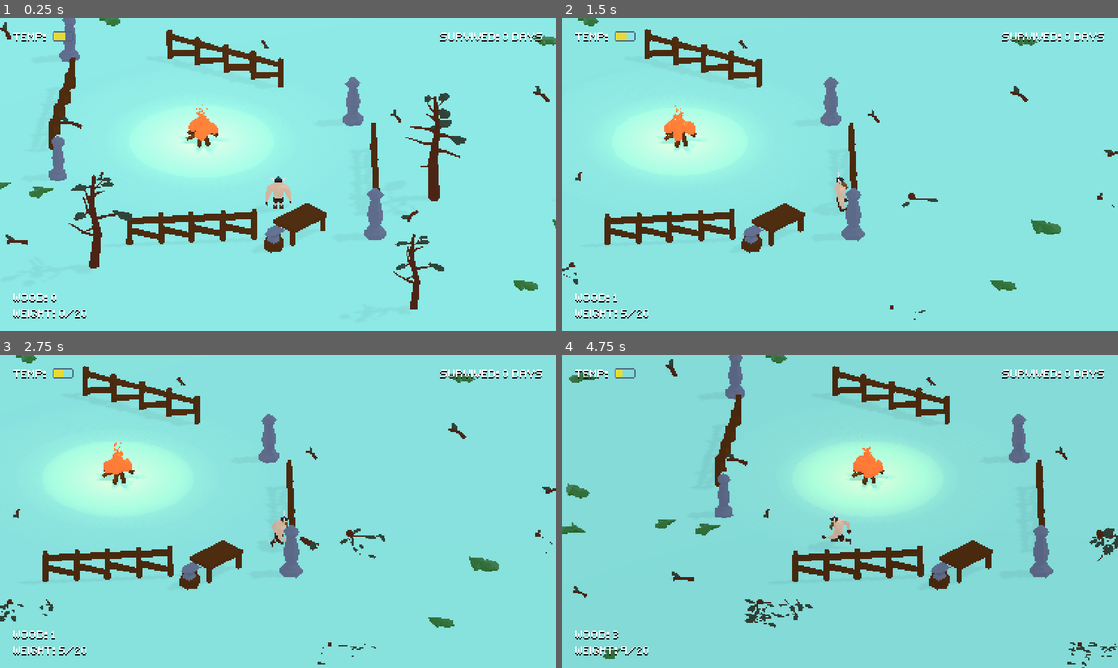
Above: before the commit, frames 1-4 (two rows, left to right).
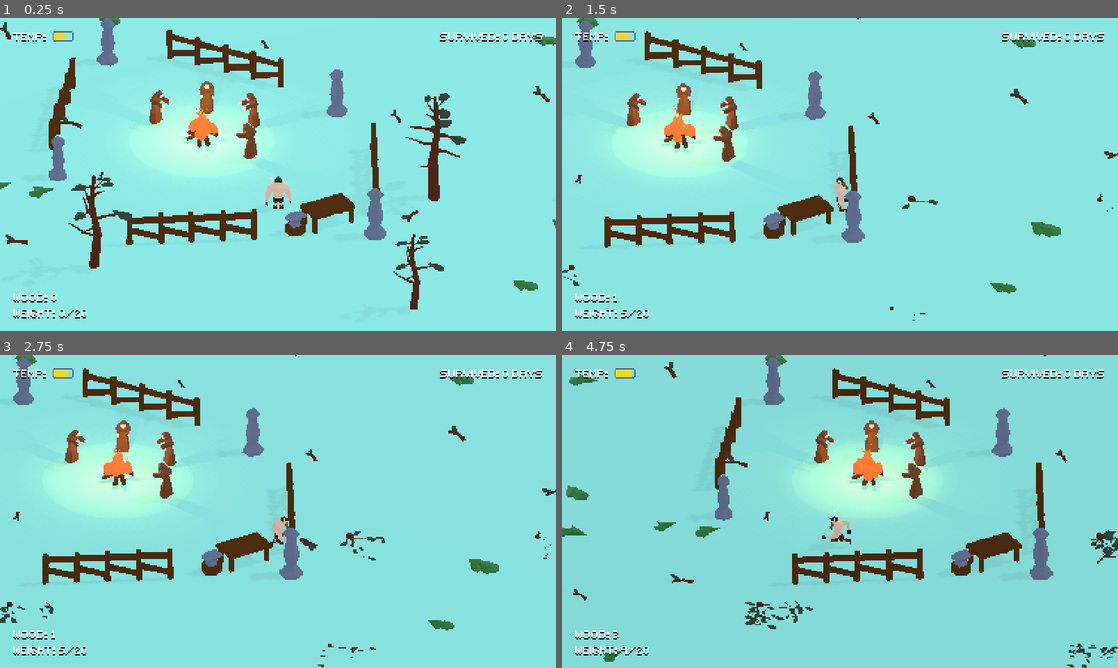
Above: after the commit, the same moments.

Repository: guilhermehto/ludum-dare-46
Game: Godot game, scene res://Game.tscn
Same seed, same stepped clock (60 frames per second), same inputs: the game is played once before the commit and once after it.
Inputs (mouse positions are in pixels of both pictures, inside the frame that each line leads up to):
- Up to frame 1 (0.25 s): no input
- Up to frame 2 (1.5 s): tap Enter (ui_accept) at 0.5 s; move the mouse to (962, 158) at 0.52 s; hold D (move_right) 0.53-1.28 s; hold Enter (ui_accept) 0.53-1.28 s; move the mouse to (728, 190) at 1.27 s; hold Down (ui_down) from 1.28 s (still down); tap E (interact) at 1.35 s
- Up to frame 3 (2.75 s): tap Enter (ui_accept) at 1.52, 1.55, 1.82, 2.3 s; move the mouse to (333, 442) at 2.02 s; release Down (ui_down) at 2.03 s; press the mouse at (333, 442) at 2.03 s; hold D (move_right) from 2.03 s (still down)
- Up to frame 4 (4.75 s): move the mouse to (812, 574) at 2.77 s; release D (move_right) at 2.78 s; release the mouse at (812, 574) at 2.78 s; hold Up (ui_up) 2.78-3.53 s; tap Enter (ui_accept) at 2.85, 3.02, 3.32, 3.77, 3.8, 4.07, 4.52, 4.55 s; move the mouse to (1006, 558) at 3.52 s; hold E (interact) 3.53-4.28 s; hold A (move_left) from 3.53 s (still down); move the mouse to (673, 464) at 4.27 s; click (673, 464) at 4.35 s

The runs differ from the first frame. In frame 1, 3.3% of the frame differs, in the area x 10-66%, y 0-76%; in frame 2, 5.0%; in frame 3, 5.3%; in frame 4, 6.5%, in the area x 0-100%, y 0-100%.

Commit message:
Added main menu

Diff:
--- a/Game.tscn
+++ b/Game.tscn
@@ -1,10 +1,11 @@
-[gd_scene load_steps=16 format=2]
+[gd_scene load_steps=17 format=2]
 
 [ext_resource path="res://actors/player/Player.tscn" type="PackedScene" id=1]
 [ext_resource path="res://Game.gd" type="Script" id=2]
 [ext_resource path="res://static/bonfire/Bonfire.tscn" type="PackedScene" id=3]
 [ext_resource path="res://static/trees/normal/Tree.tscn" type="PackedScene" id=4]
 [ext_resource path="res://static/trees/twig/PickupTwig.tscn" type="PackedScene" id=5]
+[ext_resource path="res://actors/villager/Villager.tscn" type="PackedScene" id=6]
 [ext_resource path="res://static/props/Bush.tscn" type="PackedScene" id=7]
 [ext_resource path="res://interface/GUI.tscn" type="PackedScene" id=8]
 [ext_resource path="res://utils/GlobalSignals.tscn" type="PackedScene" id=9]
@@ -57,7 +58,7 @@
 transform = Transform( 0.707107, 0, -0.707107, 0, 1, 0, 0.707107, 0, 0.707107, -7.29976, 1.2384, -12.8548 )
 
 [node name="CraftingTable" parent="Map/Interactives" instance=ExtResource( 11 )]
-transform = Transform( 0.707107, 0, 0.707107, 0, 1, 0, -0.707107, 0, 0.707107, 2.15963, 1.90735e-06, 4.86822 )
+transform = Transform( 0.861638, 0, 0.507524, 0, 1, 0, -0.507524, 0, 0.861638, 4.79346, 1.90735e-06, 2.65568 )
 
 [node name="Props" type="Spatial" parent="Map"]
 
@@ -533,12 +534,24 @@
 transform = Transform( 1, 0, 0, 0, 1, 0, 0, 0, 1, 9.32144, -1.90735e-06, 5.12491 )
 
 [node name="Statue2" parent="Map/Props/Misc" instance=ExtResource( 12 )]
-transform = Transform( 1, 0, 0, 0, 1, 0, 0, 0, 1, 7.1874, -3.8147e-06, -16.7764 )
+transform = Transform( 1, 0, 0, 0, 1, 0, 0, 0, 1, 5.65771, -7.6294e-06, -18.4178 )
 
 [node name="Statue3" parent="Map/Props/Misc" instance=ExtResource( 12 )]
-transform = Transform( 1, 0, 0, 0, 1, 0, 0, 0, 1, -19.969, -3.8147e-06, -28.979 )
+transform = Transform( 1, 0, 0, 0, 1, 0, 0, 0, 1, -16.3044, -3.8147e-06, -28.2756 )
 
 [node name="Statue4" parent="Map/Props/Misc" instance=ExtResource( 12 )]
 transform = Transform( 1, 0, 0, 0, 1, 0, 0, 0, 1, -21.0849, -3.8147e-06, -6.15687 )
 
 [node name="Villagers" type="Spatial" parent="Map"]
+
+[node name="Villager" parent="Map/Villagers" instance=ExtResource( 6 )]
+transform = Transform( 1, 0, 0, 0, 1, 0, 0, 0, 1, -6.85524, 1.5, -18.1397 )
+
+[node name="Villager4" parent="Map/Villagers" instance=ExtResource( 6 )]
+transform = Transform( 0.604432, 0, 0.796657, 0, 1, 0, -0.796657, 0, 0.604432, -11.7021, 1.5, -16.1434 )
+
+[node name="Villager2" parent="Map/Villagers" instance=ExtResource( 6 )]
+transform = Transform( 0.372129, 0, -0.928181, 0, 1, 0, 0.928181, 0, 0.372129, -2.28625, 1.5, -15.6094 )
+
+[node name="Villager3" parent="Map/Villagers" instance=ExtResource( 6 )]
+transform = Transform( -0.566953, 0, -0.82375, 0, 1, 0, 0.82375, 0, -0.566953, -2.62604, 1.5, -9.44025 )
--- a/actors/WarmBody.gd
+++ b/actors/WarmBody.gd
@@ -5,7 +5,7 @@
 
 onready var timer : Timer = $Timer
 
-export var decay_rate : float = 1
+export var decay_rate : float = 0.3
 export var max_body_temperature : float = 38
 export var minimun_body_temperature : float = 30
 export var temperature : float = 35 setget set_temperature
--- a/actors/villager/Villager.gd
+++ b/actors/villager/Villager.gd
@@ -3,10 +3,15 @@
 signal died
 
 onready var warm_body = $WarmBody
+onready var animation_player = $AnimationPlayer
 
 export var max_hp : int = 25
 
 var hp : int = max_hp
+
+func _ready():
+	randomize()
+	animation_player.playback_speed = rand_range(0.75, 1.25)
 
 func damage(value: int) -> void:
 	hp = max(0, hp - value)
--- a/actors/villager/Villager.tscn
+++ b/actors/villager/Villager.tscn
@@ -6,6 +6,22 @@
 
 [sub_resource type="ConvexPolygonShape" id=1]
 points = PoolVector3Array( 0, 0, 1.5, 0, 0, 1.5, 0, 0, 1.5, 0, 0, 1.5, 0, 0, 1.5, 0, 0, 1.5, 0, 0, 1.5, 0, -0.309017, 1 …(3068 unchanged characters)…
+
+[sub_resource type="Animation" id=2]
+resource_name = "cold"
+loop = true
+tracks/0/type = "value"
+tracks/0/path = NodePath("villager:rotation_degrees")
+tracks/0/interp = 1
+tracks/0/loop_wrap = true
+tracks/0/imported = false
+tracks/0/enabled = true
+tracks/0/keys = {
+"times": PoolRealArray( 0, 0.5 ),
+"transitions": PoolRealArray( 1, 1 ),
+"update": 0,
+"values": [ Vector3( 0, 0, 5 ), Vector3( 0, 0, -5 ) ]
+}
 
 [node name="Villager" type="KinematicBody"]
 transform = Transform( 1, 0, 0, 0, 1, 0, 0, 0, 1, 0, 1.5, 0 )
@@ -19,5 +35,9 @@
 temperature = 31.0
 
 [node name="villager" parent="." instance=ExtResource( 3 )]
-transform = Transform( 0.75, 0, 0, 0, 0.75, 0, 0, 0, 0.75, 0, -1, 0 )
+transform = Transform( 0.747146, 0.0653668, 0, -0.0653668, 0.747146, 0, 0, 0, 0.75, 0, -1, 0 )
+
+[node name="AnimationPlayer" type="AnimationPlayer" parent="."]
+autoplay = "cold"
+anims/cold = SubResource( 2 )
 [connection signal="cold_damaged" from="WarmBody" to="." method="_on_WarmBody_cold_damaged"]
--- /dev/null
+++ b/interface/fonts/small-pixel_32.tres
@@ -0,0 +1,7 @@
+[gd_resource type="DynamicFont" load_steps=2 format=2]
+
+[ext_resource path="res://interface/fonts/small_pixel.ttf" type="DynamicFontData" id=1]
+
+[resource]
+size = 32
+font_data = ExtResource( 1 )
--- /dev/null
+++ b/interface/start-menu/StartMenu.gd
@@ -0,0 +1,45 @@
+extends Control
+
+export var rotation_speed : float = 2.0
+export var x_offset : float = 25.0
+
+onready var player_animation_player = $Worldelements/PlayerMesh/Armature/AnimationPlayer
+onready var player_mesh : Spatial = $Worldelements/PlayerMesh
+onready var tween : Tween = $Tween
+onready var menu_options : Control = $MenuOptions
+onready var selection_arrow : Sprite = $SelectionArrow
+
+var currently_selected_index : int = 0
+var game_scene = "res://Game.tscn"
+
+func _input(event):
+	var move_selector : bool = false
+	if event.is_action_pressed("ui_down"):
+		move_selector = true
+		currently_selected_index += 1
+		if currently_selected_index == menu_options.get_child_count():
+			currently_selected_index = 0
+	elif event.is_action_pressed("ui_up"):
+		move_selector = true
+		currently_selected_index -= 1
+		if currently_selected_index < 0:
+			currently_selected_index = menu_options.get_child_count() - 1
+	elif event.is_action_pressed("ui_accept"):
+		match currently_selected_index:
+			0:
+				get_tree().change_scene(game_scene)
+			1:
+				get_tree().quit()
+	if move_selector == true:
+		var new_option : Control = menu_options.get_child(currently_selected_index)
+		var new_position = new_option.rect_global_position
+		new_position.x -= x_offset
+		new_position.y -= new_option.rect_size.y / 2
+
+		selection_arrow.position = new_position
+
+func _process(delta: float) -> void:
+	player_mesh.rotate_y(rotation_speed * delta)
+
+func _on_AnimationPlayer_animation_finished(anim_name):
+	player_animation_player.play(anim_name)
--- /dev/null
+++ b/interface/start-menu/StartMenu.tscn
@@ -0,0 +1,130 @@
+[gd_scene load_steps=10 format=2]
+
+[ext_resource path="res://interface/fonts/small-pixel_32.tres" type="DynamicFont" id=1]
+[ext_resource path="res://actors/player/PlayerMesh.tscn" type="PackedScene" id=2]
+[ext_resource path="res://interface/start-menu/StartMenu.gd" type="Script" id=3]
+[ext_resource path="res://items/AxeMesh.tscn" type="PackedScene" id=4]
+[ext_resource path="res://interface/fonts/small-pixel.tres" type="DynamicFont" id=5]
+[ext_resource path="res://interface/Label.tscn" type="PackedScene" id=6]
+[ext_resource path="res://interface/icons/arrow.png" type="Texture" id=7]
+
+[sub_resource type="Animation" id=2]
+resource_name = "idle"
+length = 0.4
+loop = true
+step = 0.05
+tracks/0/type = "value"
+tracks/0/path = NodePath(".:position")
+tracks/0/interp = 2
+tracks/0/loop_wrap = true
+tracks/0/imported = false
+tracks/0/enabled = true
+tracks/0/keys = {
+"times": PoolRealArray( 0, 0.2 ),
+"transitions": PoolRealArray( 1, 1 ),
+"update": 0,
+"values": [ Vector2( 0, 0 ), Vector2( 5, 0 ) ]
+}
+
+[sub_resource type="Environment" id=1]
+background_mode = 1
+background_color = Color( 0.419608, 0.533333, 0.521569, 1 )
+ambient_light_color = Color( 1, 0.901961, 0.901961, 1 )
+
+[node name="StartMenu" type="Control"]
+anchor_right = 1.0
+anchor_bottom = 1.0
+margin_left = 10.0
+margin_top = 10.0
+margin_right = -10.0
+margin_bottom = -10.0
+script = ExtResource( 3 )
+__meta__ = {
+"_edit_use_anchors_": false
+}
+
+[node name="Tween" type="Tween" parent="."]
+
+[node name="Title" type="Label" parent="."]
+anchor_left = 0.5
+anchor_right = 0.5
+margin_left = -172.0
+margin_right = 172.0
+margin_bottom = 32.0
+custom_fonts/font = ExtResource( 1 )
+text = "Cleiton: The viking"
+
+[node name="Cleiton" type="Label" parent="."]
+anchor_left = 1.0
+anchor_top = 0.5
+anchor_right = 1.0
+anchor_bottom = 0.5
+margin_left = -164.616
+margin_top = 52.263
+margin_right = -97.6161
+margin_bottom = 60.263
+custom_fonts/font = ExtResource( 5 )
+text = "This is cleiton
+He's a viking"
+align = 1
+
+[node name="MenuOptions" type="VBoxContainer" parent="."]
+anchor_top = 0.5
+anchor_bottom = 0.5
+margin_left = 37.0
+margin_top = -20.0
+margin_right = 40.0
+margin_bottom = 20.0
+__meta__ = {
+"_edit_use_anchors_": false
+}
+
+[node name="Play" parent="MenuOptions" instance=ExtResource( 6 )]
+text = "Play"
+
+[node name="Exit" parent="MenuOptions" instance=ExtResource( 6 )]
+margin_top = 12.0
+margin_bottom = 20.0
+text = "Exit"
+
+[node name="Footer" parent="." instance=ExtResource( 6 )]
+anchor_top = 1.0
+anchor_bottom = 1.0
+margin_top = -8.0
+margin_bottom = 0.0
+text = "Game made by @datoliveira for #ldjam46"
+
+[node name="SelectionArrow" type="Node2D" parent="."]
+position = Vector2( 23.4812, 94.1387 )
+
+[node name="Sprite" type="Sprite" parent="SelectionArrow"]
+position = Vector2( 0.738549, 0 )
+texture = ExtResource( 7 )
+
+[node name="AnimationPlayer" type="AnimationPlayer" parent="SelectionArrow/Sprite"]
+autoplay = "idle"
+anims/idle = SubResource( 2 )
+
+[node name="Worldelements" type="Spatial" parent="."]
+
+[node name="Spatial" type="Spatial" parent="Worldelements"]
+
+[node name="Camera" type="Camera" parent="Worldelements"]
+transform = Transform( 1, 0, 0, 0, 0.98006, 0.198701, 0, -0.198701, 0.98006, -3.75102, 3.68392, 8.51096 )
+
+[node name="PlayerMesh" parent="Worldelements" instance=ExtResource( 2 )]
+
+[node name="Armature" parent="Worldelements/PlayerMesh" index="0"]
+bones/14/bound_children = [ NodePath("handrBoneAttachment") ]
+
+[node name="handrBoneAttachment" parent="Worldelements/PlayerMesh/Armature" index="2"]
+transform = Transform( -1.1228, -0.0817466, -0.0917011, -0.122143, 0.652604, 0.91376, -0.0131494, 0.918256, -0.657573, -1.22556, 0.57711, 0.507624 )
+
+[node name="AxeMesh" parent="Worldelements/PlayerMesh/Armature/handrBoneAttachment/HandPosition" index="0" instance=ExtResource( 4 )]
+transform = Transform( 0.0824045, 2.98023e-08, -0.594314, -0.574064, 0.155292, -0.0795966, 0.15382, 0.579555, 0.0213279, 0.0196113, -0.30401, -0.588102 )
+
+[node name="WorldEnvironment" type="WorldEnvironment" parent="Worldelements"]
+environment = SubResource( 1 )
+[connection signal="animation_finished" from="Worldelements/PlayerMesh/Armature/AnimationPlayer" to="." method="_on_AnimationPlayer_animation_finished"]
+
+[editable path="Worldelements/PlayerMesh"]
Not shown: 1 places in actors/villager/Villager.tscn that only renumber resources
Binary file added: interface/icons/arrow.png
Not shown, added: interface/icons/arrow.png.import
